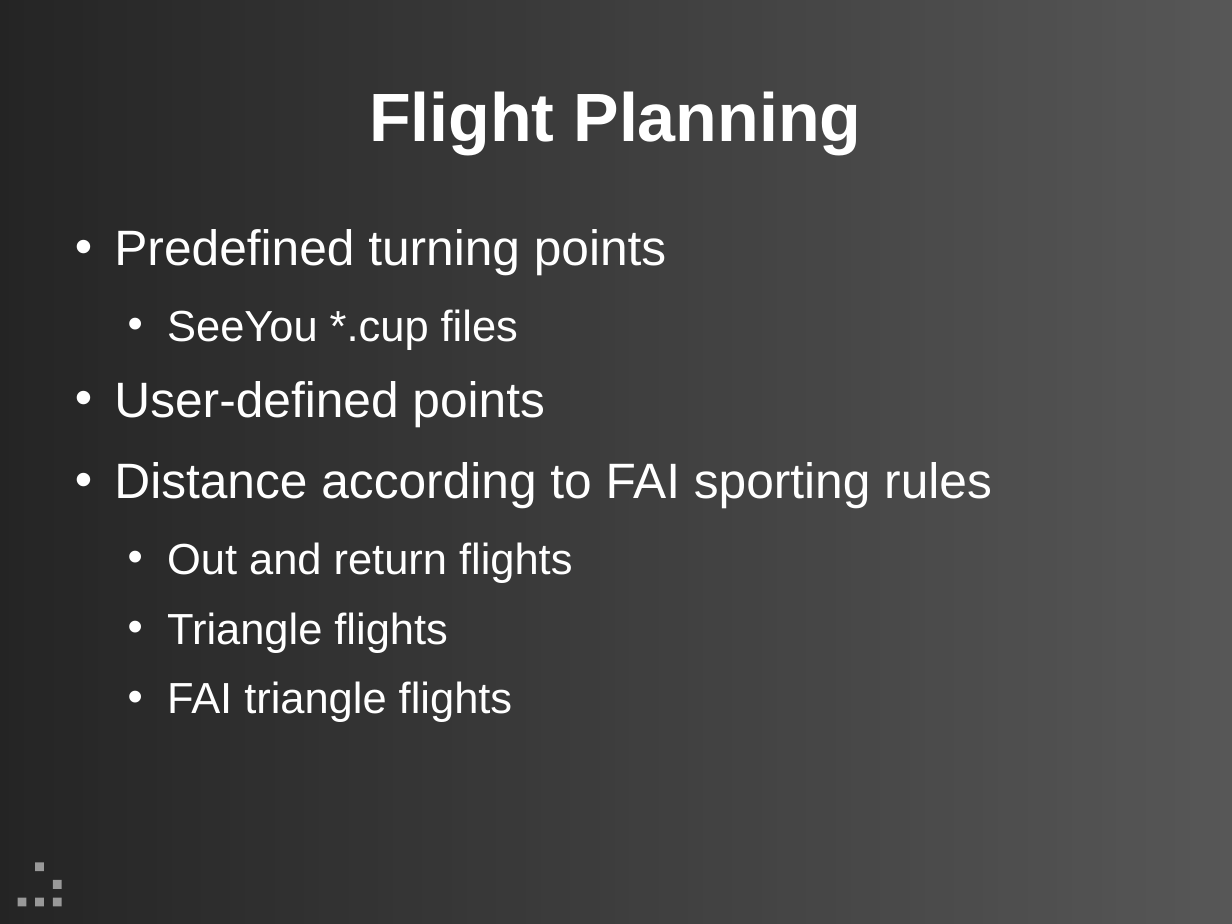
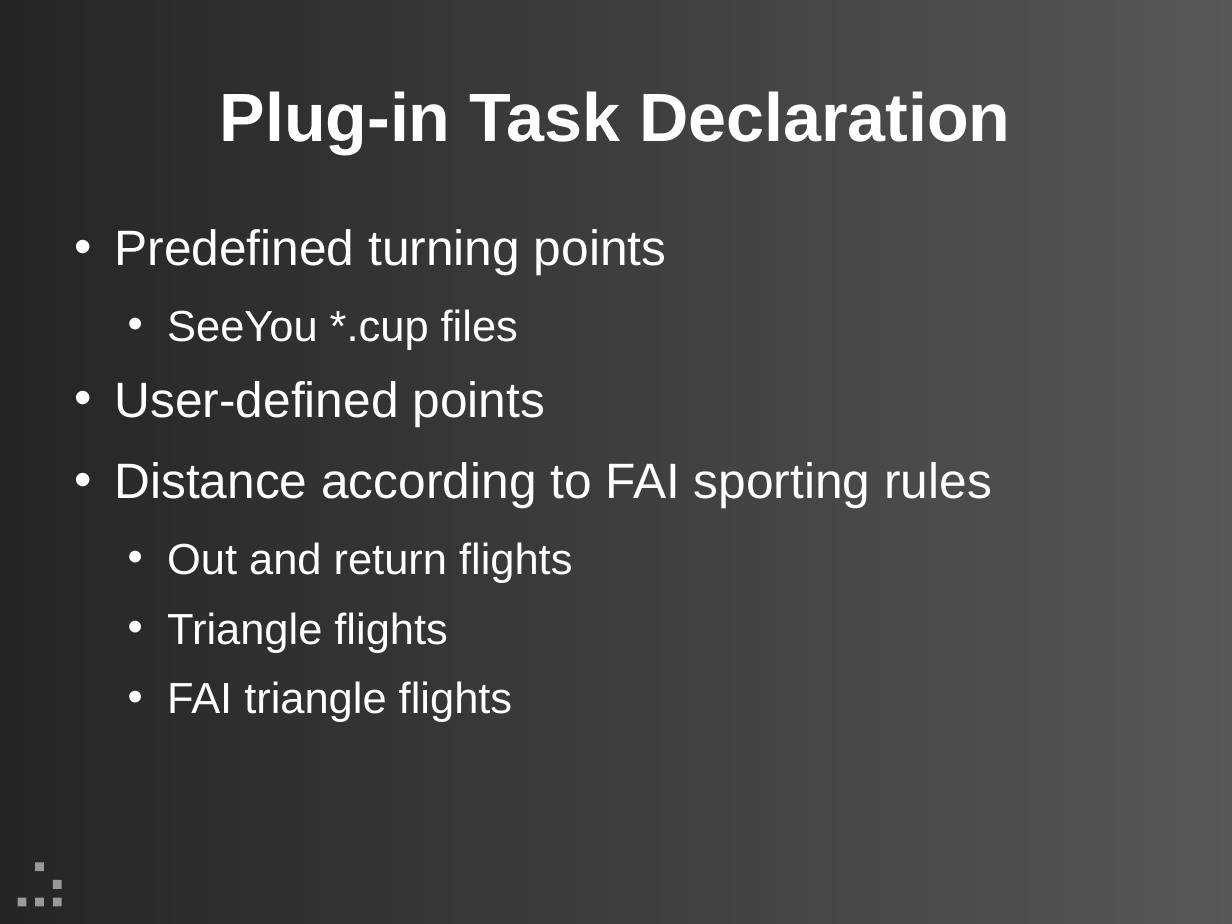
Before and after one commit to updraft/updraft, a slide deck: slide 16 of Docs/presentation.odp (slide 15 before the commit). Drawn at 1232x924 pixels with LibreOffice and Linux fonts; fonts in the diff are those of the drawing; background and template pictures are left out. Boxes give left, top, right and bottom in pixels: in the first picture for what was removed or moved away, otherwise in the second. Text is boxed around its words. In the diff, an @@ line names an element or a change of style, - is before the commit and + after.

```diff
--- a/Docs/presentation.odp
+++ b/Docs/presentation.odp
@@ title at [220, 91, 1011, 153]: text changed @@
-Flight Planning
+Plug-in Task Declaration
```
Also in this commit, not shown: 10 other slides changed, 6 slides added, 2 slides removed.
